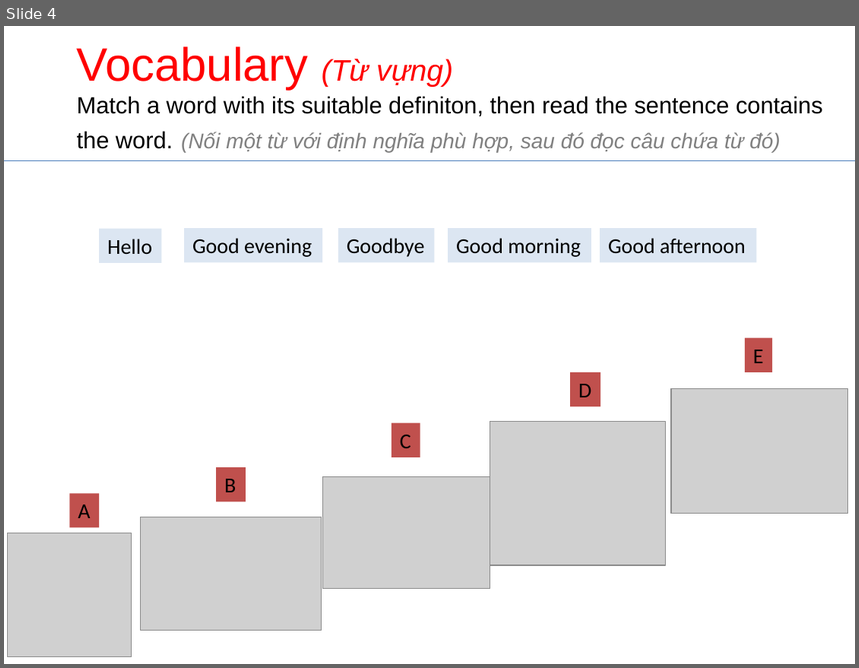
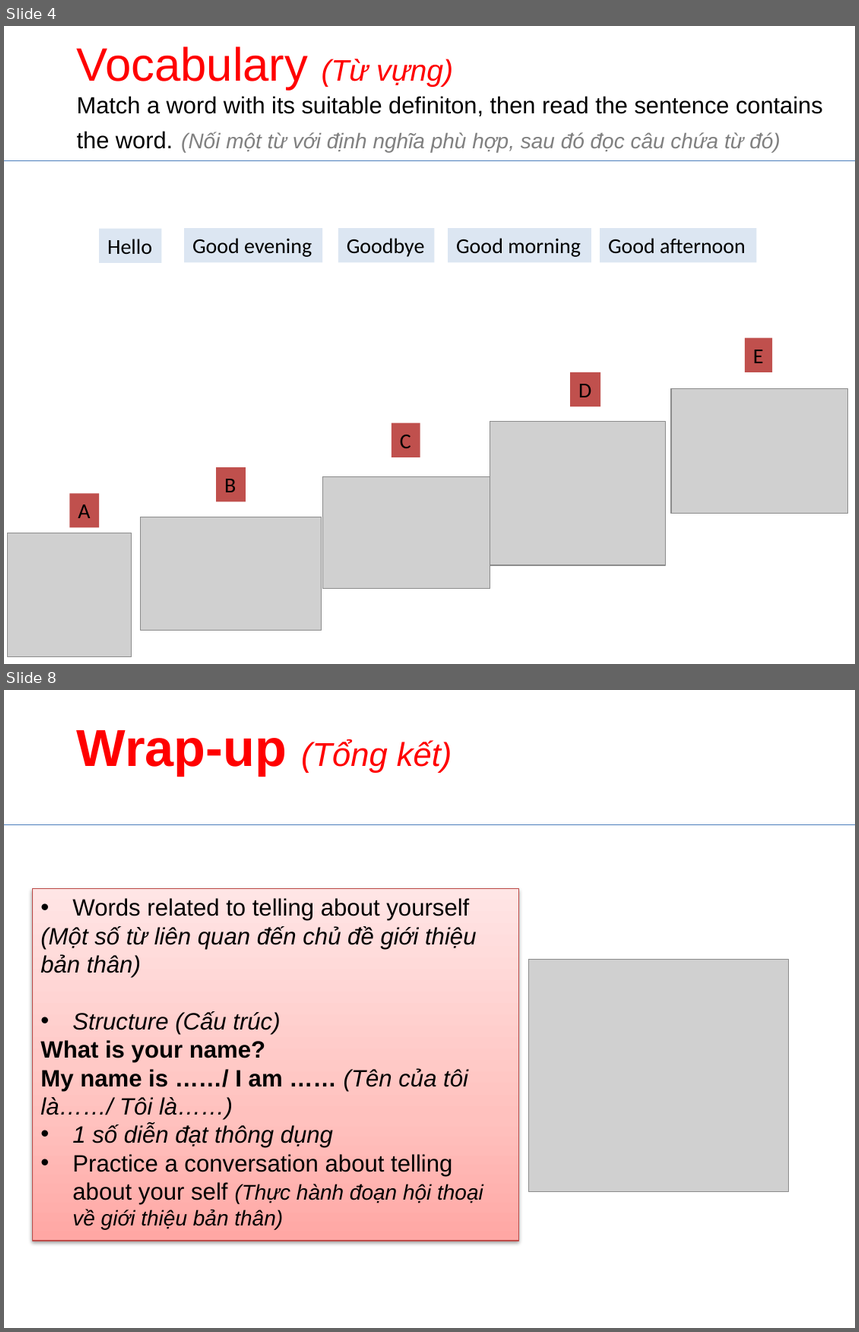
Before and after one commit to danhnguyenviet/uit-dissertation, a slide deck: documents/courseware/INTRODUCTION.pptx. Shown one above the other, each under a label of ours: slide 4 before the commit, slides 4 and 8 after it; the slides between them are not shown. The pictures are 859x668 and 859x1332 pixels, drawn with LibreOffice and Linux fonts; fonts in the diff are those of the drawing; grey boxes stand for pictures. Boxes give left, top, right and bottom in pixels: in the first picture for what was removed or moved away, otherwise in the second. Text is boxed around its words. In the diff, an @@ line names an element or a change of style, - is before the commit and + after.

```diff
--- a/documents/courseware/INTRODUCTION.pptx
+++ b/documents/courseware/INTRODUCTION.pptx
@@ slide 8 added at [4, 690, 855, 1328], background #FFFFFF @@
@@ title added at [77, 730, 452, 776], 28 pt, text #FF0000, italic @@
+Wrap-up (Tổng kết)
@@ line added from (4, 825) to (855, 825), #4B7EBC 0.75 pt @@
@@ rectangle added at [32, 888, 519, 1241], fill gradient #FFA6A5 to #FFC0BF to #FFE7E7, outline #BF4C48 0.75 pt, 20 pt, text #000000, italic @@
+• Words related to telling about yourself
+(Một số từ liên quan đến chủ đề giới thiệu bản thân)
+• Structure (Cấu trúc)
+What is your name?
+My name is ……/ I am …… (Tên của tôi là……/ Tôi là……)
+• 1 số diễn đạt thông dụng
+• Practice a conversation about telling about your self (Thực hành đoạn hội thoại về giới thiệu bản thân)
@@ picture added at [529, 960, 789, 1192] @@
```
Also in this commit, not shown: 3 other slides added, 2 other files.
